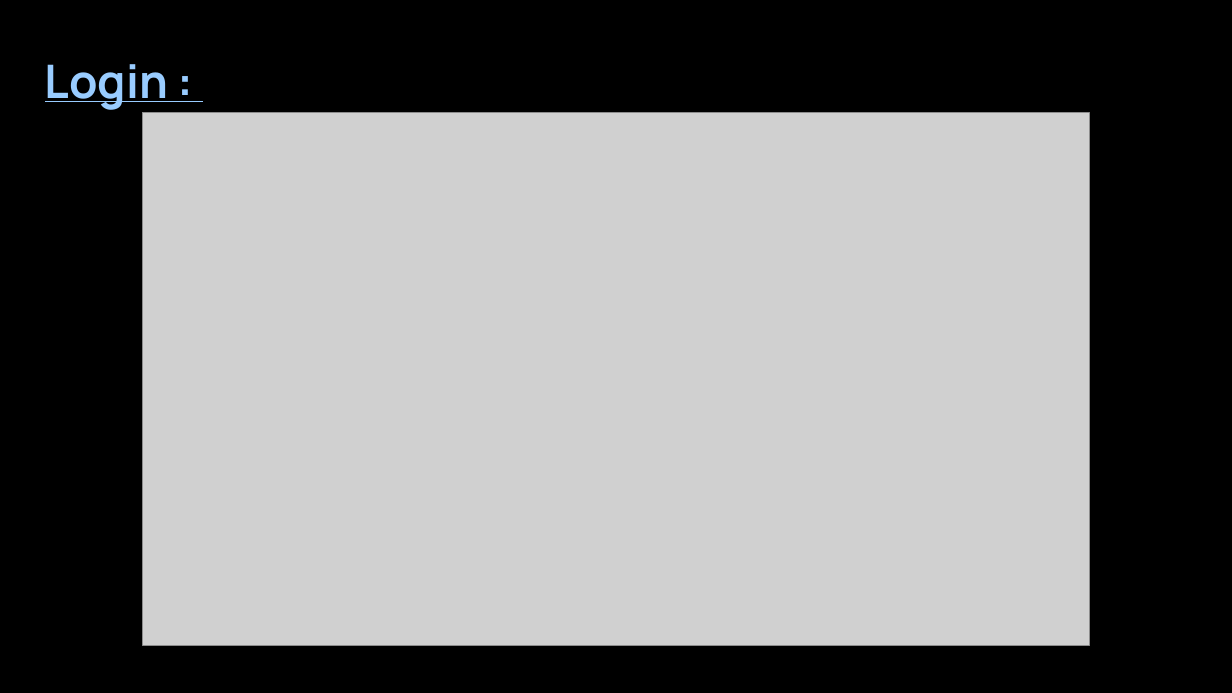
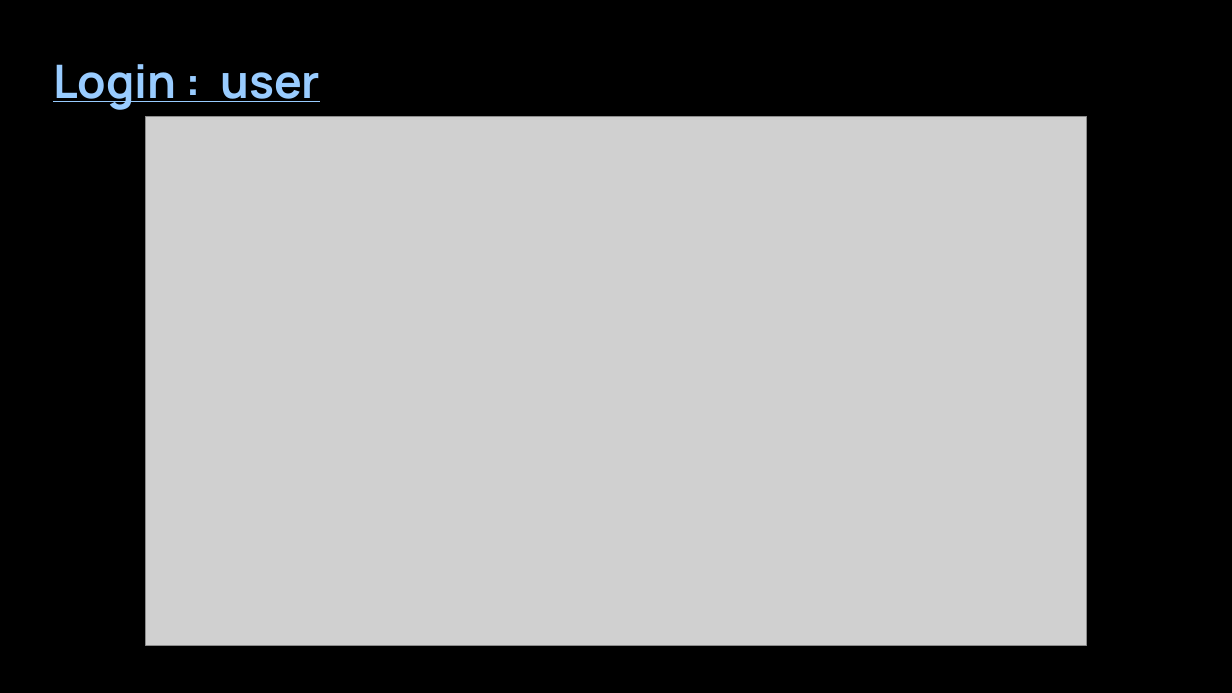
Before and after one commit to Abhishek200-1/Food-Delivery-Website, a slide deck: slide 25 of Documptation & PPT/NomNomGo..pptx (slide 22 before the commit). Drawn at 1232x693 pixels with LibreOffice and Linux fonts; fonts in the diff are those of the drawing; grey boxes stand for pictures; background and template pictures are left out. Boxes give left, top, right and bottom in pixels: in the first picture for what was removed or moved away, otherwise in the second. Text is boxed around its words. In the diff, an @@ line names an element or a change of style, - is before the commit and + after.

```diff
--- a/Documptation & PPT/NomNomGo..pptx
+++ b/Documptation & PPT/NomNomGo..pptx
@@ text at (x1=53, y1=64, x2=320, y2=110): text changed @@
-Login :
+Login : user
@@ picture resized from (x1=142, y1=113, x2=1090, y2=645) to (x1=146, y1=116, x2=1087, y2=646) @@
```
Also in this commit, not shown: 6 other slides changed, 3 slides added, 1 slide removed.
